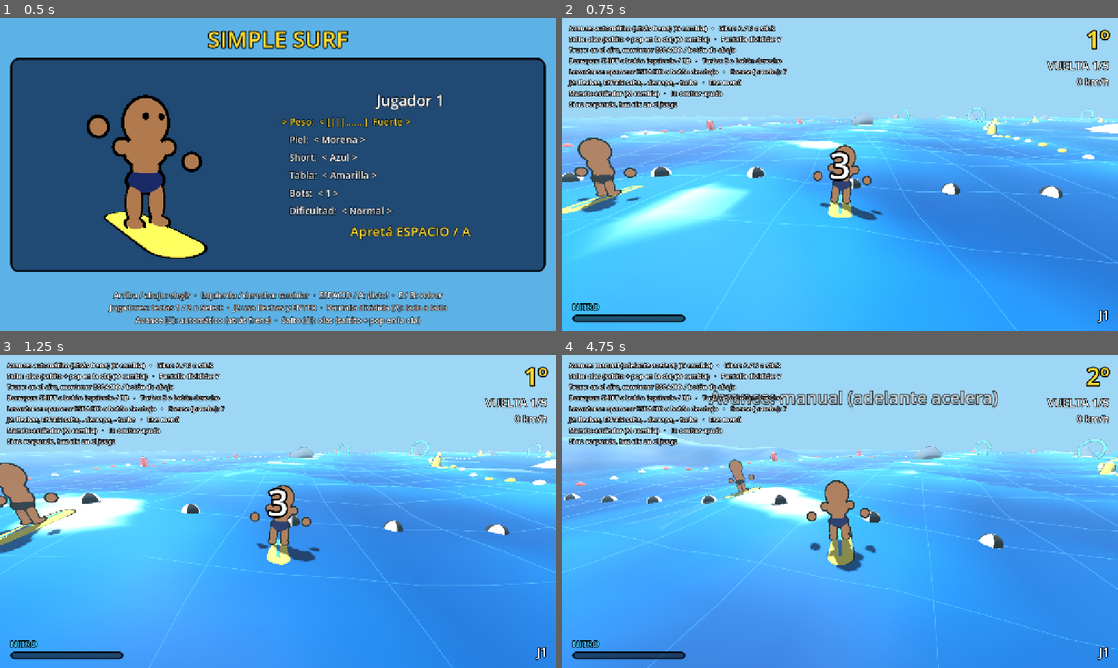
Above: before the commit, frames 1-4 (two rows, left to right).
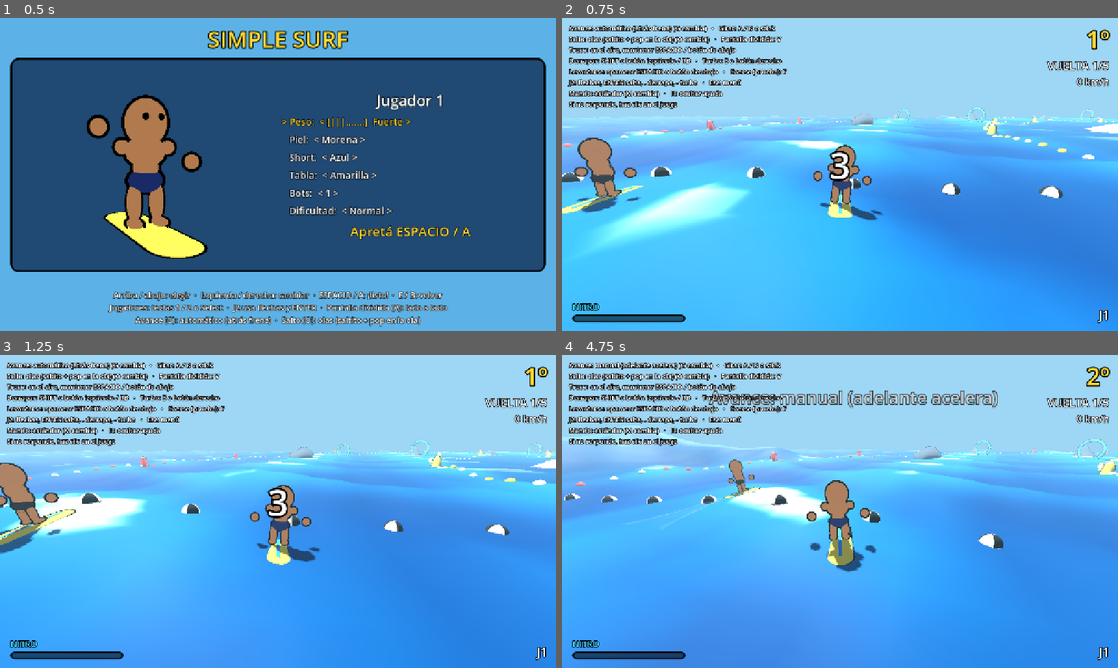
Above: after the commit, the same moments.

Repository: asimplesurfer/simplesurf
Game: Godot game, scene res://ui/menus/character_select.tscn
Two runs of this game, one before a commit and one after it. Both use one fixed random seed, a clock stepped at 60 frames per second and the inputs below.
Inputs (mouse positions are in pixels of both pictures, inside the frame that each line leads up to):
- Up to frame 1 (0.5 s): no input
- Up to frame 2 (0.75 s): tap Enter at 0.5 s; move the mouse to (962, 158) at 0.52 s; hold D (p1_right) from 0.53 s (still down); hold Space (p1_a) from 0.53 s (still down); click (962, 158) at 0.67 s
- Up to frame 3 (1.25 s): keep holding D (p1_right); keep holding Space (p1_a)
- Up to frame 4 (4.75 s): release D (p1_right) at 1.25 s; release Space (p1_a) at 1.25 s; drag from (728, 527) to (812, 574) at 1.27 s; move the mouse to (895, 442) at 2.02 s; hold D (p1_right) 2.03-2.75 s; tap Shift (p1_drift) at 2.1 s; drag from (812, 574) to (673, 464) at 2.77 s; move the mouse to (1006, 558) at 3.52 s; hold A (p1_left) 3.53-4.25 s; tap G at 3.6 s; drag from (673, 464) to (756, 433) at 4.27 s

Frame 1 is identical in both runs. In frame 2, 1.1% of the frame differs, in the area x 0-100%, y 35-100%; in frame 3, 0.9%; in frame 4, 1.1%.

Commit message:
Agua sin la cuadrícula
Co-Authored-By: Claude Opus 5.5 <noreply@anthropic.com>
Claude-Session: https://claude.ai/code/session_0158oNfJa2g5qsqyuATh8Mjh

Diff:
--- a/world/water/water.gdshader
+++ b/world/water/water.gdshader
@@ -29,11 +29,6 @@
 uniform vec3 shallow_color : source_color = vec3(0.08, 0.48, 0.7);
 uniform vec3 foam_color : source_color = vec3(0.93, 0.98, 1.0);
 uniform float foam_height = 0.42;
-// Cuadrícula sutil para que se note la malla y la velocidad.
-uniform vec3 grid_color : source_color = vec3(0.55, 0.85, 0.95);
-uniform float grid_size = 4.0;
-uniform float grid_strength = 0.3;
-uniform float grid_fade_distance = 60.0;
 
 varying float v_height;
 // 0..1: qué tan cerca de la cresta de una ola grande está el punto (para la espuma).
@@ -126,13 +121,6 @@
 	foam = max(foam, smoothstep(0.82, 0.95, v_crest));
 	col = mix(col, foam_color, foam * 0.7);
 
-	vec2 gp = v_world.xz / grid_size;
-	vec2 gw = max(fwidth(gp), vec2(0.0001));
-	vec2 gl = abs(fract(gp - 0.5) - 0.5) / gw;
-	float line = 1.0 - clamp(min(gl.x, gl.y), 0.0, 1.0);
-	float fade = 1.0 - smoothstep(grid_fade_distance * 0.5, grid_fade_distance, distance(v_world, CAMERA_POSITION_WORLD));
-	col = mix(col, grid_color, line * grid_strength * fade);
-
 	// Fuera de la pista, el agua más oscura (con un borde suave).
 	if (track_band.w > 0.0) {
 		float d = distance(v_world.xz, track_band.xy);
